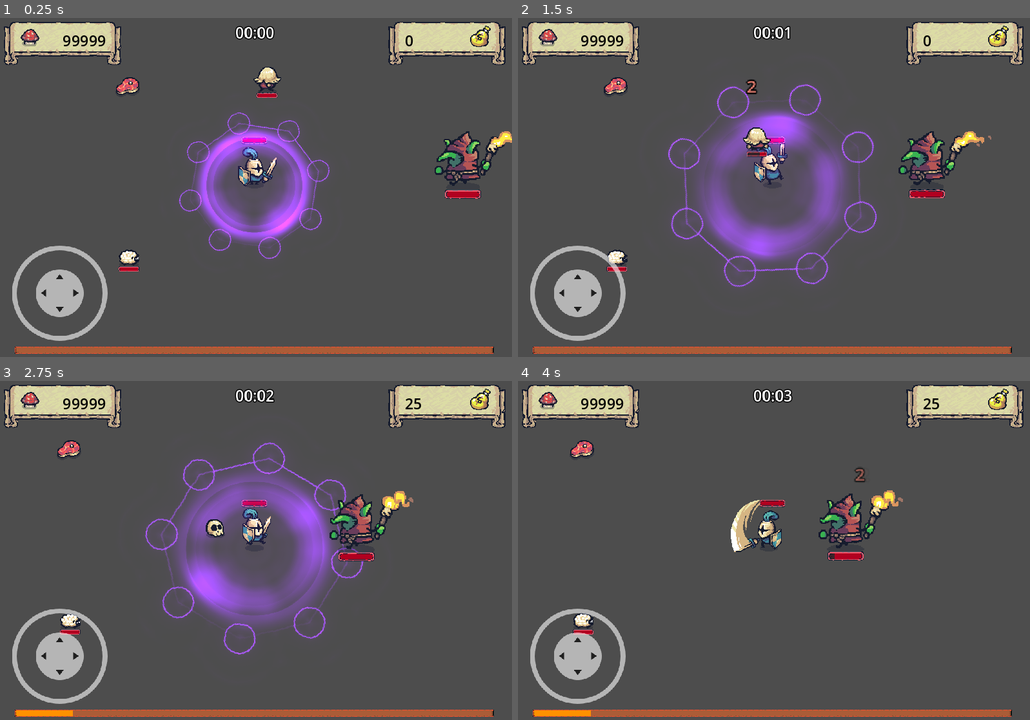
Above: before the commit, frames 1-4 (two rows, left to right).
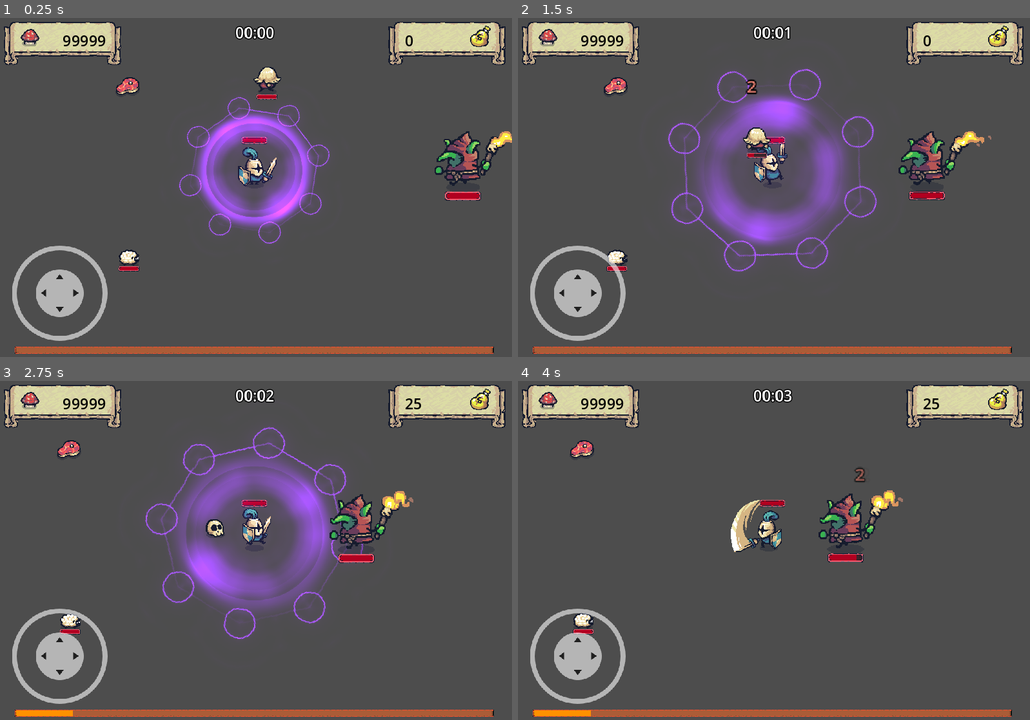
Above: after the commit, the same moments.

Repository: bluejynz/survivallike-godot
Game: Godot game, scene res://scenes/test_scenes/test_scene.tscn
Same seed, same stepped clock (60 frames per second), same inputs: the game is played once before the commit and once after it. This scene is started directly instead of the project's main scene. Sound files missing from this copy of the repository are replaced by a short silence.
Inputs (mouse positions are in pixels of both pictures, inside the frame that each line leads up to):
- Up to frame 1 (0.25 s): no input
- Up to frame 2 (1.5 s): tap Enter (return) at 0.5 s; move the mouse to (886, 167) at 0.52 s; hold D (move_right) 0.53-1.25 s; click (886, 167) at 0.6 s; drag from (666, 201) to (774, 170) at 1.27 s
- Up to frame 3 (2.75 s): move the mouse to (307, 472) at 2.02 s; hold D (move_right) from 2.03 s (still down); click (307, 472) at 2.1 s
- Up to frame 4 (4 s): release D (move_right) at 2.75 s; drag from (748, 618) to (774, 530) at 2.77 s; move the mouse to (927, 601) at 3.52 s; hold A (move_left) from 3.53 s (still down); click (927, 601) at 3.6 s

The runs differ from the first frame. In frame 1, 6.3% of the frame differs, in the area x 23-94%, y 22-75%; in frame 2, 7.8%; in frame 3, 9.1%, in the area x 11-74%, y 13-81%; in frame 4, 0.2%.
Error in both runs: Invalid access to property or key 'level' on a base object of type 'Nil'. (res://ui/game_ui.gd:10)

Commit message:
fix: visual bug on enemies healthbar | feat: sounds implemented

Diff:
--- a/entities/animals/sheep.tscn
+++ b/entities/animals/sheep.tscn
@@ -6,6 +6,7 @@
 [ext_resource type="Texture2D" uid="uid://66vk0ev7sgfh" path="res://addons/Tiny Swords (Update 010)/Resources/Sheep/HappySheep_Idle.png" id="4_u1ttg"]
 [ext_resource type="Script" path="res://entities/animals/behaviors/run_from_player.gd" id="5_kfe0h"]
 [ext_resource type="PackedScene" uid="uid://wqcq88uemdpm" path="res://ui/healt_bar.tscn" id="6_iywpe"]
+[ext_resource type="AudioStream" uid="uid://c8rvq1t7l2s5x" path="res://addons/sounds/sheep-damage.wav" id="7_v1nir"]
 
 [sub_resource type="AtlasTexture" id="AtlasTexture_km1um"]
 atlas = ExtResource("4_u1ttg")
@@ -159,4 +160,8 @@
 position = Vector2(0, -29)
 
 [node name="HealtBar" parent="." instance=ExtResource("6_iywpe")]
-scale = Vector2(-0.236312, -0.208222)
+position = Vector2(0, 14)
+scale = Vector2(0.236, 0.208)
+
+[node name="DamageAudio" type="AudioStreamPlayer2D" parent="."]
+stream = ExtResource("7_v1nir")
--- a/entities/enemies/enemy.gd
+++ b/entities/enemies/enemy.gd
@@ -17,6 +17,11 @@
 @onready var damage_digit_marker = $DamageDigitMarker
 @onready var health_bar: ProgressBar = $HealtBar/ProgressBar
 
+@onready var damage_sound: AudioStreamPlayer2D = $DamageAudio
+@onready var sheep_death_sound = preload("res://addons/sounds/sheep-death.wav")
+@onready var monster_death_sound = preload("res://addons/sounds/monster-death.wav")
+@onready var death_audio_player: PackedScene = preload("res://misc/audio_player.tscn")
+
 func _ready():
 	damage_digit_prefab = preload("res://ui/damage_digit.tscn")
 	meat_prefab = preload("res://misc/meat.tscn")
@@ -34,6 +39,7 @@
 	tween.set_ease(Tween.EASE_IN)
 	tween.set_trans(Tween.TRANS_QUINT)
 	tween.tween_property(self, "modulate", Color.WHITE, .2)
+	damage_sound.play()
 
 	var damage_digit = damage_digit_prefab.instantiate()
 	damage_digit.value = amount
@@ -47,7 +53,15 @@
 		die()
 
 func die() -> void:
-	GameManager.monsters_slayed += 1
+	var audio_player = death_audio_player.instantiate()
+	audio_player.position = position
+	get_tree().root.add_child(audio_player)
+
+	if not is_in_group("animals"):
+		GameManager.monsters_slayed += 1
+		audio_player.play_audio(monster_death_sound)
+	else:
+		audio_player.play_audio(sheep_death_sound)
 
 	if death_prefab:
 		var death_object = death_prefab.instantiate()
@@ -56,7 +70,6 @@
 
 	drop_items()
 	GameManager.mob_killed.emit(xp_given)
-
 	queue_free()
 
 func drop_items() -> void:
@@ -65,3 +78,6 @@
 			var item_object = item.instantiate()
 			item_object.position = position
 			get_parent().add_child(item_object)
+
+func _on_death_audio_finished():
+	queue_free()
--- a/entities/enemies/goblin.tscn
+++ b/entities/enemies/goblin.tscn
@@ -6,6 +6,7 @@
 [ext_resource type="Texture2D" uid="uid://2q0y6tyeoy03" path="res://addons/Tiny Swords (Update 010)/Factions/Goblins/Troops/Torch/Red/Torch_Red.png" id="3_wkdnc"]
 [ext_resource type="Script" path="res://entities/enemies/behaviors/follow_player.gd" id="4_x7djq"]
 [ext_resource type="PackedScene" uid="uid://wqcq88uemdpm" path="res://ui/healt_bar.tscn" id="6_prxf0"]
+[ext_resource type="AudioStream" uid="uid://3pkwow76d5jk" path="res://addons/sounds/monster-damage.wav" id="7_5hev7"]
 
 [sub_resource type="AtlasTexture" id="AtlasTexture_edcxj"]
 atlas = ExtResource("3_wkdnc")
@@ -92,4 +93,8 @@
 position = Vector2(0, -63.6364)
 
 [node name="HealtBar" parent="." instance=ExtResource("6_prxf0")]
-scale = Vector2(-0.236312, -0.208222)
+position = Vector2(0, 16.4773)
+scale = Vector2(0.236, 0.208)
+
+[node name="DamageAudio" type="AudioStreamPlayer2D" parent="."]
+stream = ExtResource("7_5hev7")
--- a/entities/enemies/pawn.tscn
+++ b/entities/enemies/pawn.tscn
@@ -6,6 +6,7 @@
 [ext_resource type="PackedScene" uid="uid://dsxjm4dfdh7uf" path="res://misc/money.tscn" id="2_vo7hr"]
 [ext_resource type="PackedScene" uid="uid://dqwqa8prc3hk0" path="res://misc/meat.tscn" id="3_kcjkp"]
 [ext_resource type="PackedScene" uid="uid://wqcq88uemdpm" path="res://ui/healt_bar.tscn" id="6_c8ddu"]
+[ext_resource type="AudioStream" uid="uid://3pkwow76d5jk" path="res://addons/sounds/monster-damage.wav" id="7_6apx8"]
 
 [sub_resource type="AtlasTexture" id="AtlasTexture_pruve"]
 atlas = ExtResource("1_5mkyo")
@@ -87,4 +88,8 @@
 position = Vector2(0, -42)
 
 [node name="HealtBar" parent="." instance=ExtResource("6_c8ddu")]
-scale = Vector2(-0.236312, -0.208222)
+position = Vector2(0, 17)
+scale = Vector2(0.236, 0.208)
+
+[node name="DamageAudio" type="AudioStreamPlayer2D" parent="."]
+stream = ExtResource("7_6apx8")
--- /dev/null
+++ b/misc/audio_player.gd
@@ -0,0 +1,11 @@
+extends AudioStreamPlayer2D
+
+func _ready():
+	connect("finished", Callable(self, "_on_audio_finished"))
+
+func play_audio(audio_stream):
+	self.stream = audio_stream
+	self.play()
+
+func _on_audio_finished():
+	queue_free()
--- /dev/null
+++ b/misc/audio_player.tscn
@@ -0,0 +1,8 @@
+[gd_scene load_steps=3 format=3 uid="uid://cy4kistrtbhhi"]
+
+[ext_resource type="AudioStream" uid="uid://dafg5h22w42f7" path="res://addons/sounds/monster-death.wav" id="1_gb2g1"]
+[ext_resource type="Script" path="res://misc/audio_player.gd" id="2_a3qfg"]
+
+[node name="AudioPlayer" type="AudioStreamPlayer2D"]
+stream = ExtResource("1_gb2g1")
+script = ExtResource("2_a3qfg")
--- a/misc/life_regen.gd
+++ b/misc/life_regen.gd
@@ -1,6 +1,10 @@
 extends Node2D
 
 @export var regen_amount: int = 10
+
+@onready var chew_sound = preload("res://addons/sounds/chew.wav")
+@onready var heal_sound = preload("res://addons/sounds/heal.wav")
+@onready var audio_player: PackedScene = preload("res://misc/audio_player.tscn")
 
 func _ready():
 	$Area2D.body_entered.connect(on_body_entered)
@@ -9,4 +13,13 @@
 	if body.is_in_group("player"):
 		var player: Player = body
 		player.heal(regen_amount)
+
+		var audio = audio_player.instantiate()
+		audio.position = position
+		get_tree().root.add_child(audio)
+
+		audio.play_audio(chew_sound)
+		if(player.health >= player.max_health):
+			audio.play_audio(heal_sound)
+
 		queue_free()
--- a/misc/money.gd
+++ b/misc/money.gd
@@ -1,4 +1,7 @@
 extends Node2D
+
+@onready var gold_sound = preload("res://addons/sounds/coins.wav")
+@onready var audio_player: PackedScene = preload("res://misc/audio_player.tscn")
 
 func _ready():
 	$Area2D.body_entered.connect(on_body_entered)
@@ -6,4 +9,11 @@
 func on_body_entered(body: Node2D) -> void:
 	if body.is_in_group("player"):
 		GameManager.gold_count += (randi_range(3, 5) * 5)
+
+		var audio = audio_player.instantiate()
+		audio.position = position
+		get_tree().root.add_child(audio)
+
+		audio.play_audio(gold_sound)
+
 		queue_free()
--- a/misc/ritual.tscn
+++ b/misc/ritual.tscn
@@ -1,9 +1,11 @@
-[gd_scene load_steps=10 format=3 uid="uid://dr3qj1p6e3mhm"]
+[gd_scene load_steps=12 format=3 uid="uid://dr3qj1p6e3mhm"]
 
 [ext_resource type="Texture2D" uid="uid://bpqkrgyrtayp4" path="res://addons/Kenney's particle pack/circle_03.png" id="1_0si3o"]
 [ext_resource type="Script" path="res://misc/ritual.gd" id="1_4528y"]
 [ext_resource type="Texture2D" uid="uid://r5wc5sbixxod" path="res://addons/Kenney's particle pack/light_02.png" id="2_usxkt"]
 [ext_resource type="Texture2D" uid="uid://crcr0dhubfi6" path="res://addons/Kenney's particle pack/magic_02.png" id="3_a224h"]
+[ext_resource type="AudioStream" uid="uid://ck2gninfomgi0" path="res://addons/sounds/magic/magic-3.wav" id="7_hxdeb"]
+[ext_resource type="AudioStream" uid="uid://dktm2skyeusac" path="res://addons/sounds/magic/magic-4.wav" id="8_4styd"]
 
 [sub_resource type="Animation" id="Animation_7m5js"]
 length = 0.001
@@ -66,6 +68,18 @@
 "transitions": PackedFloat32Array(1),
 "update": 0,
 "values": [Vector2(0.64, 0.64)]
+}
+tracks/5/type = "value"
+tracks/5/imported = false
+tracks/5/enabled = true
+tracks/5/path = NodePath("SoundsNode/Magic3Audio:playing")
+tracks/5/interp = 1
+tracks/5/loop_wrap = true
+tracks/5/keys = {
+"times": PackedFloat32Array(0),
+"transitions": PackedFloat32Array(1),
+"update": 1,
+"values": [false]
 }
 
 [sub_resource type="Animation" id="Animation_fst52"]
@@ -160,6 +174,18 @@
 "method": &"queue_free"
 }]
 }
+tracks/6/type = "value"
+tracks/6/imported = false
+tracks/6/enabled = true
+tracks/6/path = NodePath("SoundsNode/Magic3Audio:playing")
+tracks/6/interp = 1
+tracks/6/loop_wrap = true
+tracks/6/keys = {
+"times": PackedFloat32Array(0, 1.1, 2.2, 3.3, 4.4),
+"transitions": PackedFloat32Array(1, 1, 1, 1, 1),
+"update": 1,
+"values": [true, true, true, true, true]
+}
 
 [sub_resource type="AnimationLibrary" id="AnimationLibrary_3hd7e"]
 _data = {
@@ -174,6 +200,7 @@
 radius = 15.841
 
 [node name="Ritual" type="Node2D"]
+position = Vector2(0, -33)
 script = ExtResource("1_4528y")
 
 [node name="AnimationPlayer" type="AnimationPlayer" parent="."]
@@ -207,3 +234,13 @@
 scale = Vector2(13.5725, 13.5725)
 shape = SubResource("CircleShape2D_fyer4")
 debug_color = Color(0, 0.6, 0.701961, 0)
+
+[node name="SoundsNode" type="Node2D" parent="."]
+
+[node name="Magic3Audio" type="AudioStreamPlayer2D" parent="SoundsNode"]
+stream = ExtResource("7_hxdeb")
+pitch_scale = 0.65
+
+[node name="Magic4Audio" type="AudioStreamPlayer2D" parent="SoundsNode"]
+stream = ExtResource("8_4styd")
+autoplay = true
--- a/player/player.gd
+++ b/player/player.gd
@@ -7,6 +7,9 @@
 @onready var hitbox_area: Area2D = $HitboxArea
 @onready var health_bar: ProgressBar = $HealtBar/ProgressBar
 @onready var damage_digit_marker = $DamageDigitMarker
+
+@onready var damage_sound: AudioStreamPlayer2D = $SoundsNode/DamageAudio
+@onready var death_sound: AudioStreamPlayer2D = $SoundsNode/DeathAudio
 
 @export_category("Movement")
 @export var speed: float = 3
@@ -42,6 +45,7 @@
 	level_up_display_prefab = preload("res://ui/level_up_display.tscn")
 	GameManager.player = self
 	GameManager.level_up.connect(level_up)
+	death_sound.connect("finished", Callable(self, "_on_death_audio_finished"))
 
 func _process(delta: float) -> void:
 	GameManager.player_position = position
@@ -148,6 +152,7 @@
 	tween.set_ease(Tween.EASE_IN)
 	tween.set_trans(Tween.TRANS_QUINT)
 	tween.tween_property(self, "modulate", Color.WHITE, .2)
+	damage_sound.play()
 
 	if health <= 0:
 		die()
@@ -160,7 +165,7 @@
 		death_object.position = position
 		get_parent().add_child(death_object)
 
-	queue_free()
+	death_sound.play()
 
 func heal(amount: int) -> int:
 	health += amount
@@ -190,3 +195,6 @@
 	else:
 		level_up_display.global_position = global_position
 	get_parent().add_child(level_up_display)
+
+func _on_death_audio_finished():
+	queue_free()
--- a/player/player.tscn
+++ b/player/player.tscn
@@ -1,9 +1,27 @@
-[gd_scene load_steps=21 format=3 uid="uid://cc3abgevaik7x"]
+[gd_scene load_steps=24 format=3 uid="uid://cc3abgevaik7x"]
 
 [ext_resource type="Script" path="res://player/player.gd" id="1_jook0"]
 [ext_resource type="Texture2D" uid="uid://chs26awqrak4l" path="res://addons/Tiny Swords (Update 010)/Factions/Knights/Troops/Warrior/Blue/Warrior_Blue.png" id="1_vs62s"]
 [ext_resource type="PackedScene" uid="uid://crkwf674sdxf2" path="res://misc/skull.tscn" id="2_updn1"]
 [ext_resource type="PackedScene" uid="uid://wqcq88uemdpm" path="res://ui/healt_bar.tscn" id="4_32as7"]
+[ext_resource type="AudioStream" uid="uid://0le8te4apheu" path="res://addons/sounds/player-damage.wav" id="5_ymfco"]
+[ext_resource type="AudioStream" uid="uid://bmsydnmxr8ur8" path="res://addons/sounds/sword-swing.wav" id="6_cuw8u"]
+[ext_resource type="AudioStream" uid="uid://ow63nu4rk0gg" path="res://addons/sounds/game-over-arcade.wav" id="7_ip506"]
+
+[sub_resource type="Animation" id="Animation_4dggg"]
+length = 0.001
+tracks/0/type = "value"
+tracks/0/imported = false
+tracks/0/enabled = true
+tracks/0/path = NodePath("Sprite2D:modulate")
+tracks/0/interp = 1
+tracks/0/loop_wrap = true
+tracks/0/keys = {
+"times": PackedFloat32Array(0),
+"transitions": PackedFloat32Array(1),
+"update": 0,
+"values": [Color(1, 1, 1, 1)]
+}
 
 [sub_resource type="Animation" id="Animation_hcx2p"]
 resource_name = "default"
@@ -21,21 +39,6 @@
 "values": [Color(1, 1, 1, 1), Color(2, 2, 1.5, 1), Color(1, 1, 1, 1)]
 }
 
-[sub_resource type="Animation" id="Animation_4dggg"]
-length = 0.001
-tracks/0/type = "value"
-tracks/0/imported = false
-tracks/0/enabled = true
-tracks/0/path = NodePath("Sprite2D:modulate")
-tracks/0/interp = 1
-tracks/0/loop_wrap = true
-tracks/0/keys = {
-"times": PackedFloat32Array(0),
-"transitions": PackedFloat32Array(1),
-"update": 0,
-"values": [Color(1, 1, 1, 1)]
-}
-
 [sub_resource type="AnimationLibrary" id="AnimationLibrary_1cf6r"]
 _data = {
 "RESET": SubResource("Animation_4dggg"),
@@ -46,7 +49,7 @@
 radius = 15.0352
 
 [sub_resource type="Animation" id="Animation_7ql6b"]
-length = 0.001
+loop_mode = 1
 tracks/0/type = "value"
 tracks/0/imported = false
 tracks/0/enabled = true
@@ -58,6 +61,18 @@
 "transitions": PackedFloat32Array(1),
 "update": 1,
 "values": [Vector2i(0, 0)]
+}
+tracks/1/type = "value"
+tracks/1/imported = false
+tracks/1/enabled = true
+tracks/1/path = NodePath("SoundsNode/AttackAudio:playing")
+tracks/1/interp = 1
+tracks/1/loop_wrap = true
+tracks/1/keys = {
+"times": PackedFloat32Array(0),
+"transitions": PackedFloat32Array(1),
+"update": 1,
+"values": [false]
 }
 
 [sub_resource type="Animation" id="Animation_8kmqa"]
@@ -148,6 +163,18 @@
 "args": [],
 "method": &"deal_damage_to_enemies"
 }]
+}
+tracks/2/type = "value"
+tracks/2/imported = false
+tracks/2/enabled = true
+tracks/2/path = NodePath("SoundsNode/AttackAudio:playing")
+tracks/2/interp = 1
+tracks/2/loop_wrap = true
+tracks/2/keys = {
+"times": PackedFloat32Array(0.2),
+"transitions": PackedFloat32Array(1),
+"update": 1,
+"values": [true]
 }
 
 [sub_resource type="Animation" id="Animation_4vjnp"]
@@ -341,3 +368,14 @@
 
 [node name="DamageDigitMarker" type="Marker2D" parent="."]
 position = Vector2(0, -104.833)
+
+[node name="SoundsNode" type="Node2D" parent="."]
+
+[node name="DamageAudio" type="AudioStreamPlayer2D" parent="SoundsNode"]
+stream = ExtResource("5_ymfco")
+
+[node name="AttackAudio" type="AudioStreamPlayer2D" parent="SoundsNode"]
+stream = ExtResource("6_cuw8u")
+
+[node name="DeathAudio" type="AudioStreamPlayer2D" parent="SoundsNode"]
+stream = ExtResource("7_ip506")
--- /dev/null
+++ b/scenes/AudioStreamPlayer.gd
@@ -0,0 +1,27 @@
+extends AudioStreamPlayer
+
+var current_music_index = 0
+
+var music_playlist = [
+	preload("res://addons/sounds/songs/song-1.mp3"),
+	preload("res://addons/sounds/songs/song-2.mp3"),
+	preload("res://addons/sounds/songs/song-3.mp3"),
+	preload("res://addons/sounds/songs/song-4.mp3"),
+	preload("res://addons/sounds/songs/song-5.mp3")
+]
+
+func _ready():
+	connect("finished", Callable(self, "_on_music_finished"))
+	play_music(current_music_index)
+
+func play_music(index):
+	stream = music_playlist[index]
+	play()
+
+func _on_music_finished():
+	current_music_index += 1
+
+	if current_music_index >= music_playlist.size():
+		current_music_index = 0
+
+	play_music(current_music_index)
--- a/scenes/main_scene.tscn
+++ b/scenes/main_scene.tscn
@@ -12,6 +12,7 @@
 [ext_resource type="PackedScene" uid="uid://daw5o3vind3k" path="res://misc/tree.tscn" id="5_dx70e"]
 [ext_resource type="PackedScene" uid="uid://dr3qj1p6e3mhm" path="res://misc/ritual.tscn" id="6_pjjix"]
 [ext_resource type="Script" path="res://systems/difficulty_system.gd" id="10_7rtxp"]
+[ext_resource type="Script" path="res://scenes/AudioStreamPlayer.gd" id="13_fxw4l"]
 
 [sub_resource type="TileSetAtlasSource" id="TileSetAtlasSource_epcq5"]
 texture = ExtResource("1_gwd85")
@@ -252,3 +253,8 @@
 position = Vector2(751, 1374)
 
 [node name="GameUI" parent="." instance=ExtResource("3_ydcnf")]
+
+[node name="MusicPlayer" type="AudioStreamPlayer" parent="."]
+volume_db = -80.0
+autoplay = true
+script = ExtResource("13_fxw4l")
--- a/ui/game_over_ui.tscn
+++ b/ui/game_over_ui.tscn
@@ -157,9 +157,9 @@
 anchors_preset = 5
 anchor_left = 0.5
 anchor_right = 0.5
-offset_left = -247.0
+offset_left = 293.0
 offset_top = 60.0
-offset_right = 247.0
+offset_right = 787.0
 offset_bottom = 182.0
 grow_horizontal = 2
 theme_override_styles/panel = SubResource("StyleBoxTexture_thq3v")
@@ -188,10 +188,10 @@
 anchor_top = 1.0
 anchor_right = 0.5
 anchor_bottom = 1.0
-offset_left = -258.0
-offset_top = -294.0
-offset_right = 257.0
-offset_bottom = -124.0
+offset_left = 282.0
+offset_top = 426.0
+offset_right = 797.0
+offset_bottom = 596.0
 grow_horizontal = 2
 grow_vertical = 0
 theme_override_styles/panel = SubResource("StyleBoxTexture_muwbo")
Not shown, added: addons/sounds/chew.wav.import
Not shown, added: addons/sounds/coins.wav.import
Not shown, added: addons/sounds/death-1.wav.import
Not shown, added: addons/sounds/death-2.wav.import
Not shown, added: addons/sounds/game-over-arcade.wav.import
Not shown, added: addons/sounds/heal.wav.import
Not shown, added: addons/sounds/hit-something.wav.import
Not shown, added: addons/sounds/magic/magic-1.wav.import
Not shown, added: addons/sounds/magic/magic-2.wav.import
Not shown, added: addons/sounds/magic/magic-3.wav.import
Not shown, added: addons/sounds/magic/magic-4.wav.import
Not shown, added: addons/sounds/menu-screen-mouse-over.wav.import
(and 36 more such lines)
